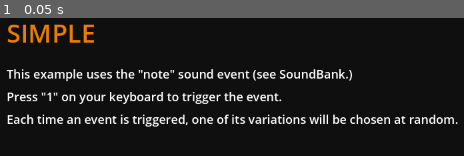
Above: before the commit, frame 1.
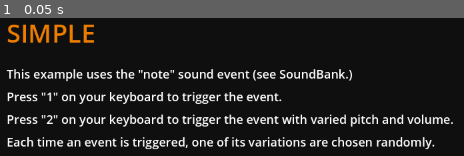
Above: after the commit, the same moment.

Repository: hugemenace/resonate
Game: Godot game, scene res://examples/simple/simple.tscn
Same seed, same stepped clock (60 frames per second), same inputs: the game is played once before the commit and once after it. The project has no main scene, so this scene is started directly.
Inputs:
- Up to frame 1 (0.05 s): no input

The runs differ from the first frame. In frame 1, 7.1% of the frame differs, in the area x 1-99%, y 69-95%.

Commit message:
chore: add a play_varied example to the 2D scene

Diff:
--- a/examples/simple/simple.gd
+++ b/examples/simple/simple.gd
@@ -13,3 +13,9 @@
 		# sound bank as the first parameter, followed by the name of the
 		# event. Every event requires at least one audio stream to work.
 		SoundManager.play("simple", "note")
+
+	if p_event.is_action_pressed("two"):
+		# To trigger an event with varied pitch and volume, call the play_varied
+		# function with an additional pitch and volume setting. These will only
+		# apply to play_varied, with further calls to play using the defaults.
+		SoundManager.play_varied("simple", "note", randf_range(0.8, 1.2), randf_range(-8, 0))
--- a/examples/simple/simple.tscn
+++ b/examples/simple/simple.tscn
@@ -40,5 +40,6 @@
 offset_bottom = 185.0
 text = "This example uses the \"note\" sound event (see SoundBank.)
 Press \"1\" on your keyboard to trigger the event.
-Each time an event is triggered, one of its variations will be chosen at random."
+Press \"2\" on your keyboard to trigger the event with varied pitch and volume.
+Each time an event is triggered, one of its variations are chosen randomly."
 label_settings = ExtResource("3_ljjap")
